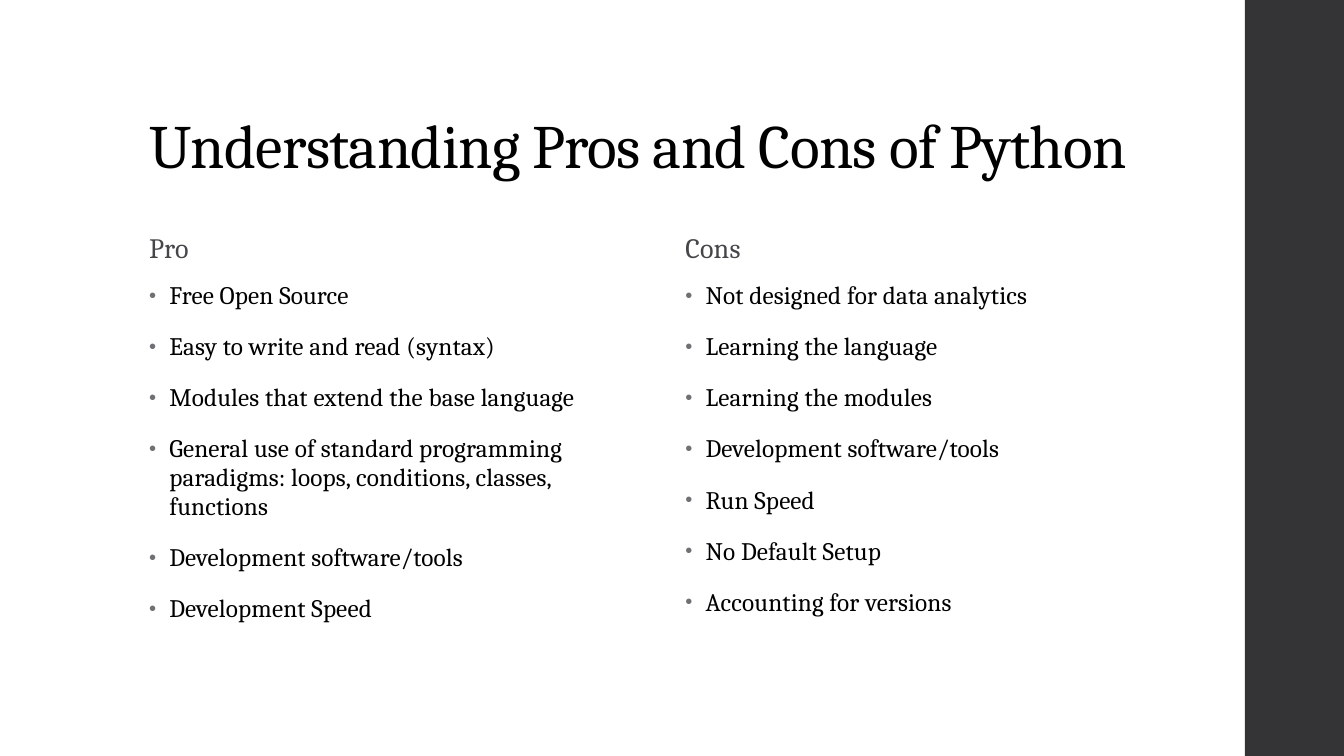
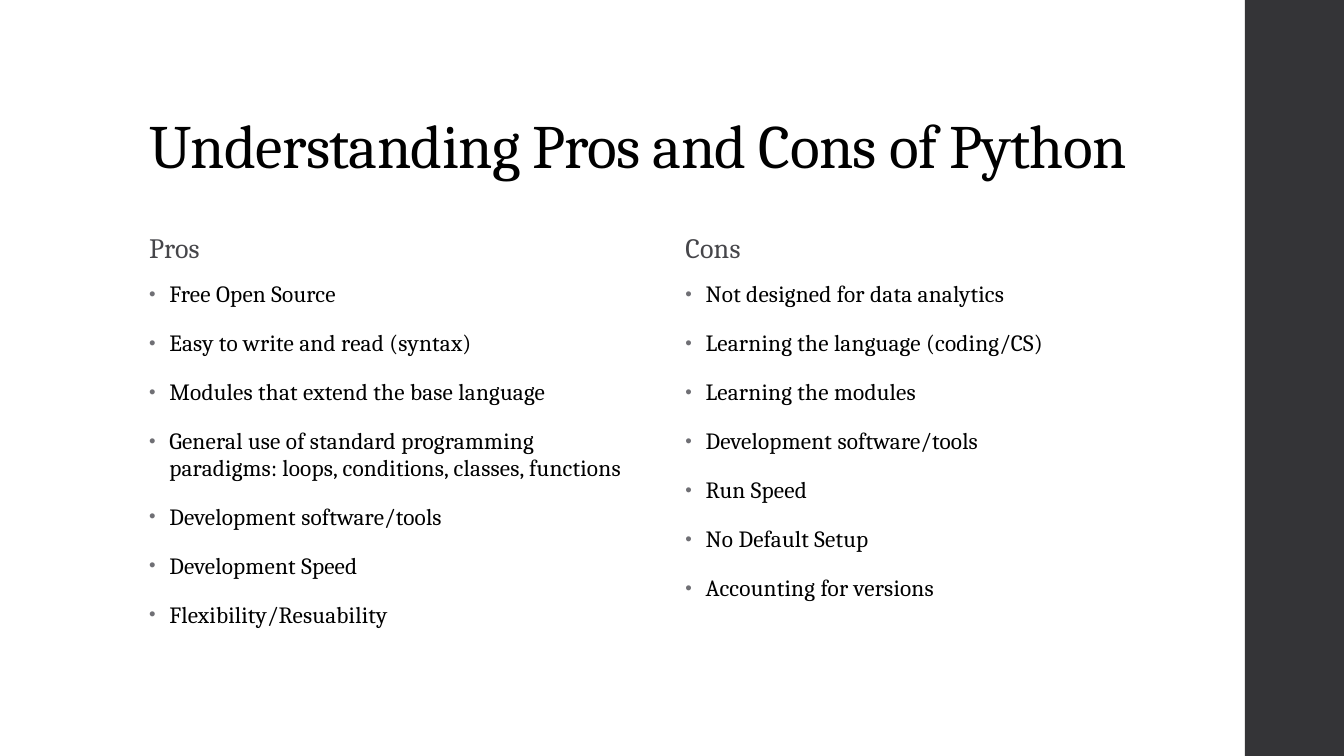
Before and after one commit to AdamKortis/cchmc_python_getting_started, a slide deck: slide 4 of Getting Started with Python for Data Analytics.pptx. Drawn at 1344x756 pixels with LibreOffice and Linux fonts; fonts in the diff are those of the drawing. Boxes give left, top, right and bottom in pixels: in the first picture for what was removed or moved away, otherwise in the second. Text is boxed around its words. In the diff, an @@ line names an element or a change of style, - is before the commit and + after.

```diff
--- a/Getting Started with Python for Data Analytics.pptx
+++ b/Getting Started with Python for Data Analytics.pptx
@@ text at (149,239,200,258): text changed @@
-Pro
+Pros
@@ text at (169,286,620,579): size 18 to 16.6 pt in "Free Open Source", "Easy to write and read (syntax)", "Modules that extend the base language", "General use of standard programming paradigms: loops, ..." and 2 more places @@
@@ text at (706,285,1004,601): size 18 to 16.6 pt in "Not designed for data analytics", "Learning the modules", "Development software/tools", "Run Speed" and 2 more places @@
@@ text at (706,334,1043,356): text changed; size 18 to 16.6 pt @@
-• Learning the language
+• Learning the language (coding/CS)
@@ text at (169,607,387,628): paragraph added @@
+• Flexibility/Resuability
```
Also in this commit, not shown: 6 other slides changed.
